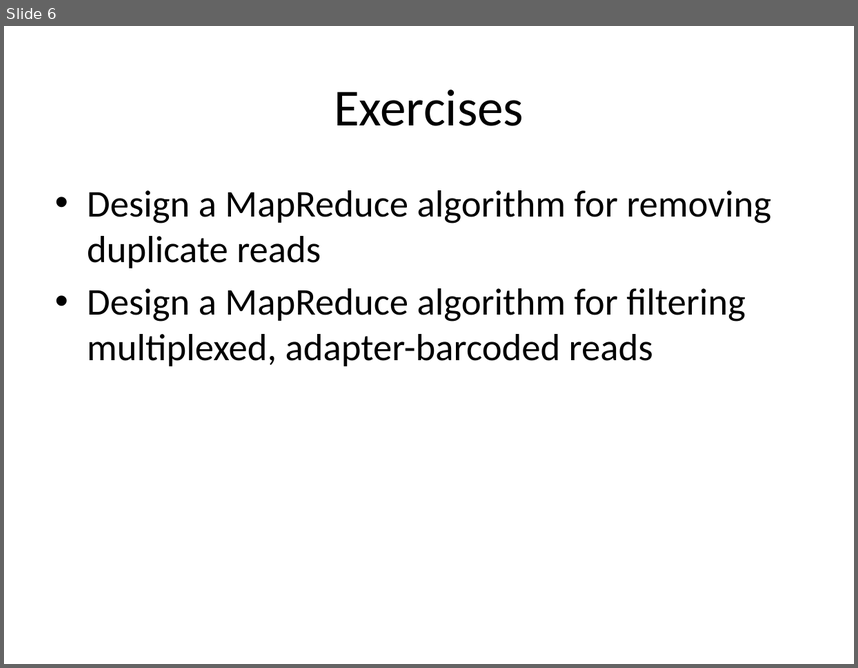
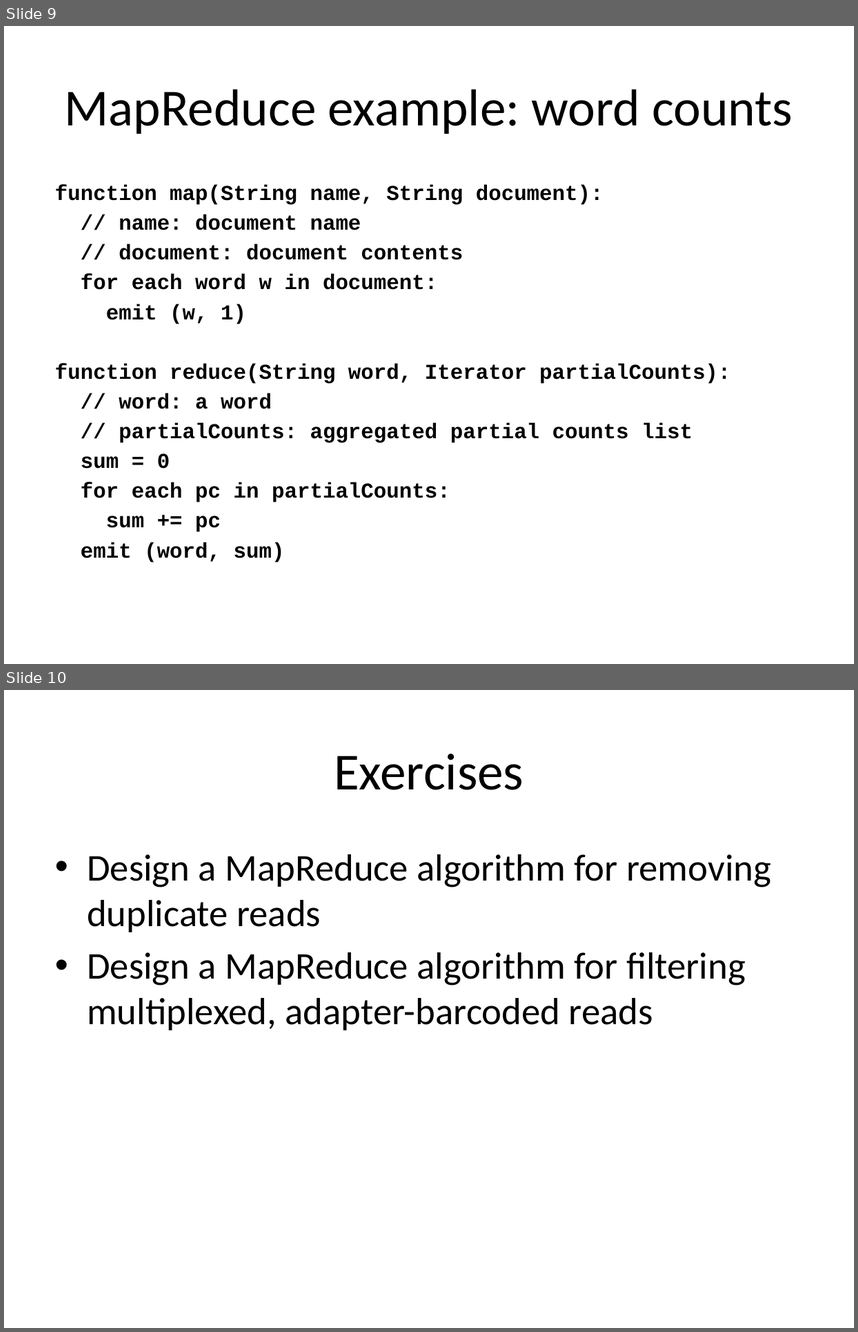
Before and after one commit to rvosa/ngs-workflows, a slide deck: doc/slides/day3/session4/MassiveParallelization.pptx. Shown one above the other, each under a label of ours: slide 6 before the commit, slides 9 and 10 after it. The pictures are 858x668 and 858x1332 pixels, drawn with LibreOffice and Linux fonts; fonts in the diff are those of the drawing. Boxes give left, top, right and bottom in pixels: in the first picture for what was removed or moved away, otherwise in the second. Text is boxed around its words. In the diff, an @@ line names an element or a change of style, - is before the commit and + after.

```diff
--- a/doc/slides/day3/session4/MassiveParallelization.pptx
+++ b/doc/slides/day3/session4/MassiveParallelization.pptx
@@ slide 9 added at bbox=[4, 26, 854, 664], background #FFFFFF @@
@@ title added at bbox=[64, 89, 793, 134], 44 pt, text #000000 @@
+MapReduce example: word counts
@@ text added at bbox=[55, 185, 731, 562], 18 pt, text #000000, bold @@
+function map(String name, String document):
+// name: document name
+// document: document contents
+for each word w in document:
+emit (w, 1)
+function reduce(String word, Iterator partialCounts):
+// word: a word
+// partialCounts: aggregated partial counts list
+sum = 0
+for each pc in partialCounts:
+sum += pc
+emit (word, sum)
@@ what was slide 6 is now slide 10 @@
```
Also in this commit, not shown: 1 slide changed, 7 other slides added, 4 slides removed, 1 other file.
